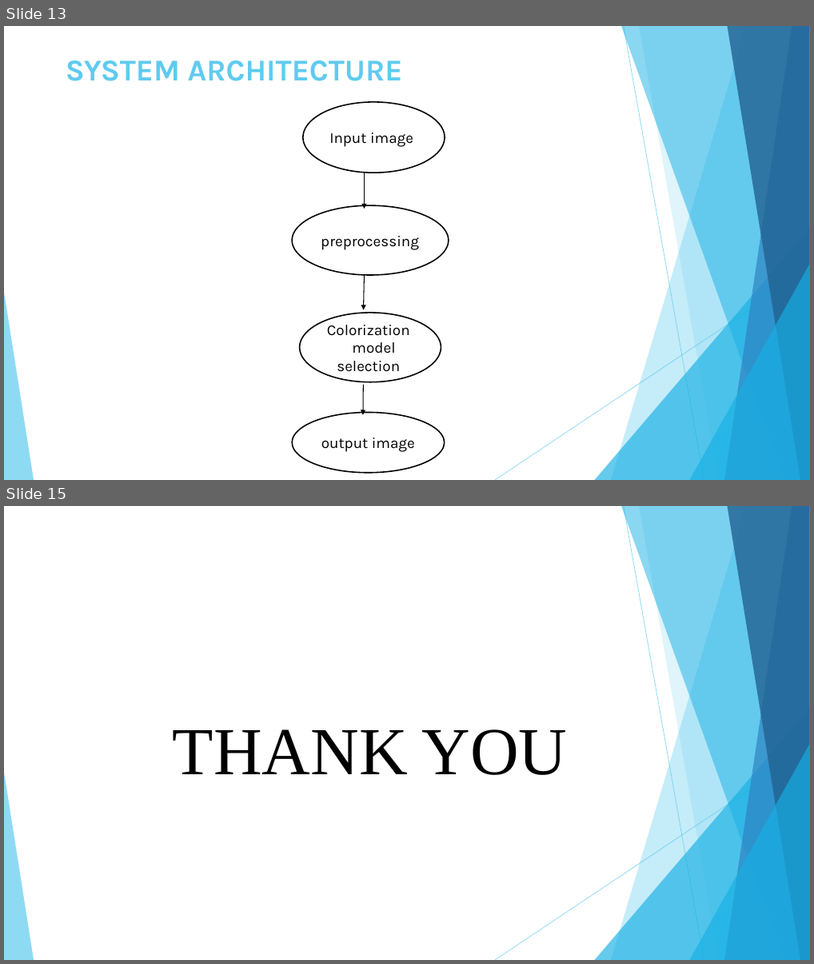
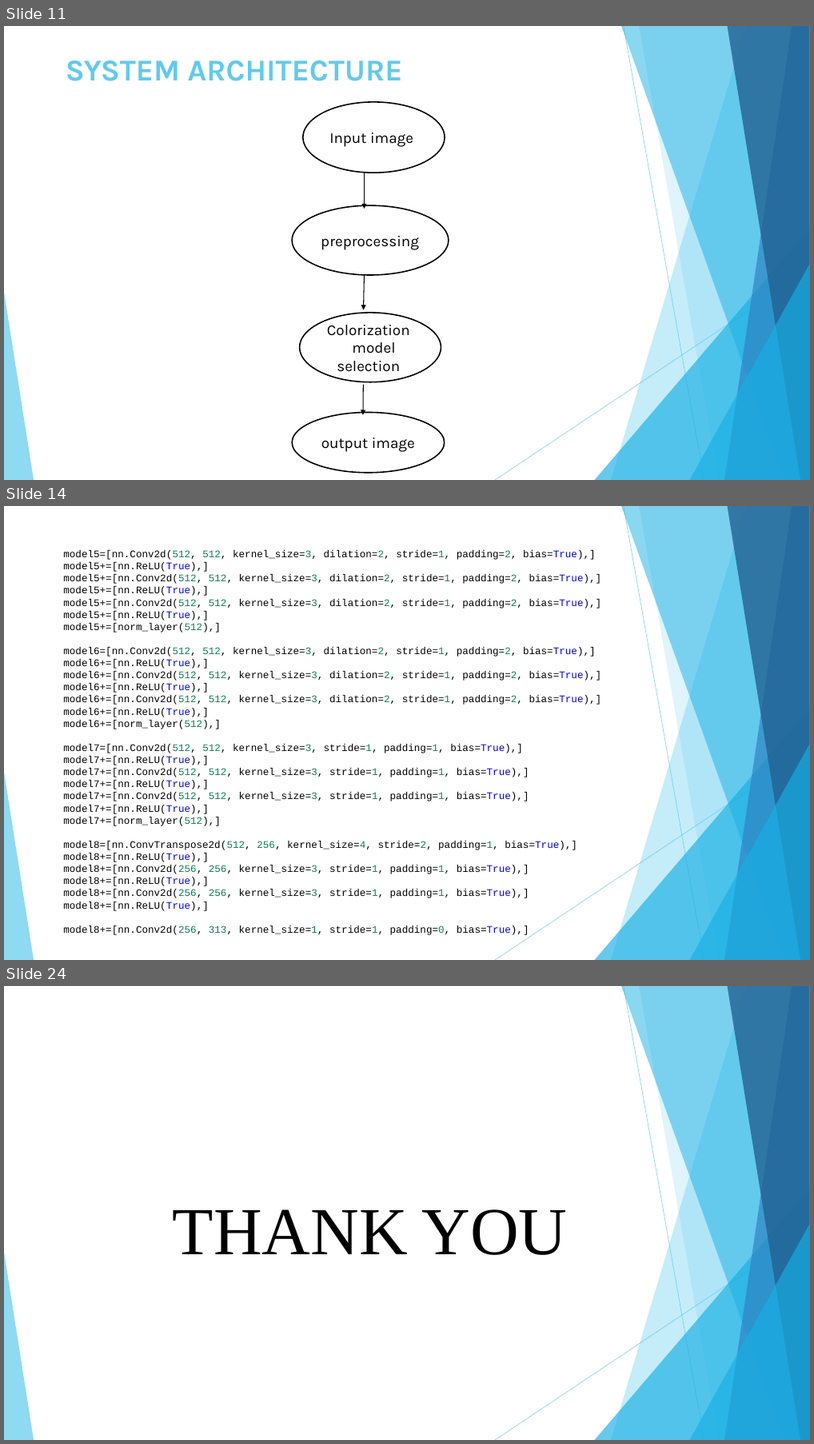
Before and after one commit to Chakrapani2122/Mini-Project, a slide deck: vividtones.pptx. Shown one above the other, each under a label of ours: slides 13 and 15 before the commit, slides 11, 14 and 24 after it; the slides between them are not shown. The pictures are 814x964 and 814x1444 pixels, drawn with LibreOffice and Linux fonts; fonts in the diff are those of the drawing. Boxes give left, top, right and bottom in pixels: in the first picture for what was removed or moved away, otherwise in the second. Text is boxed around its words. In the diff, an @@ line names an element or a change of style, - is before the commit and + after.

```diff
--- a/vividtones.pptx
+++ b/vividtones.pptx
@@ slide 14 added at (4,506,810,960), background #FFFFFF; not listed: 10 template elements that a slide beside it also shows @@
@@ text added at (63,550,602,935), 12 pt, text #000000 @@
+model5=[nn.Conv2d(512, 512, kernel_size=3, dilation=2, stride=1, padding=2, bias=True),]
+model5+=[nn.ReLU(True),]
+model5+=[nn.Conv2d(512, 512, kernel_size=3, dilation=2, stride=1, padding=2, bias=True),]
+model5+=[nn.ReLU(True),]
+model5+=[nn.Conv2d(512, 512, kernel_size=3, dilation=2, stride=1, padding=2, bias=True),]
+model5+=[nn.ReLU(True),]
+model5+=[norm_layer(512),]
+model6=[nn.Conv2d(512, 512, kernel_size=3, dilation=2, stride=1, padding=2, bias=True),]
+model6+=[nn.ReLU(True),]
+model6+=[nn.Conv2d(512, 512, kernel_size=3, dilation=2, stride=1, padding=2, bias=True),]
+model6+=[nn.ReLU(True),]
+model6+=[nn.Conv2d(512, 512, kernel_size=3, dilation=2, stride=1, padding=2, bias=True),]
+model6+=[nn.ReLU(True),]
+model6+=[norm_layer(512),]
+model7=[nn.Conv2d(512, 512, kernel_size=3, stride=1, padding=1, bias=True),]
+model7+=[nn.ReLU(True),]
+model7+=[nn.Conv2d(512, 512, kernel_size=3, stride=1, padding=1, bias=True),]
+model7+=[nn.ReLU(True),]
+model7+=[nn.Conv2d(512, 512, kernel_size=3, stride=1, padding=1, bias=True),]
+model7+=[nn.ReLU(True),]
+model7+=[norm_layer(512),]
+model8=[nn.ConvTranspose2d(512, 256, kernel_size=4, stride=2, padding=1, bias=True),]
+model8+=[nn.ReLU(True),]
+model8+=[nn.Conv2d(256, 256, kernel_size=3, stride=1, padding=1, bias=True),]
+model8+=[nn.ReLU(True),]
+model8+=[nn.Conv2d(256, 256, kernel_size=3, stride=1, padding=1, bias=True),]
+model8+=[nn.ReLU(True),]
+model8+=[nn.Conv2d(256, 313, kernel_size=1, stride=1, padding=0, bias=True),]
@@ what was slide 13 is now slide 11 @@
@@ what was slide 15 is now slide 24 @@
```
Also in this commit, not shown: 6 slides changed, 12 other slides added, 4 slides removed, 20 other files.
